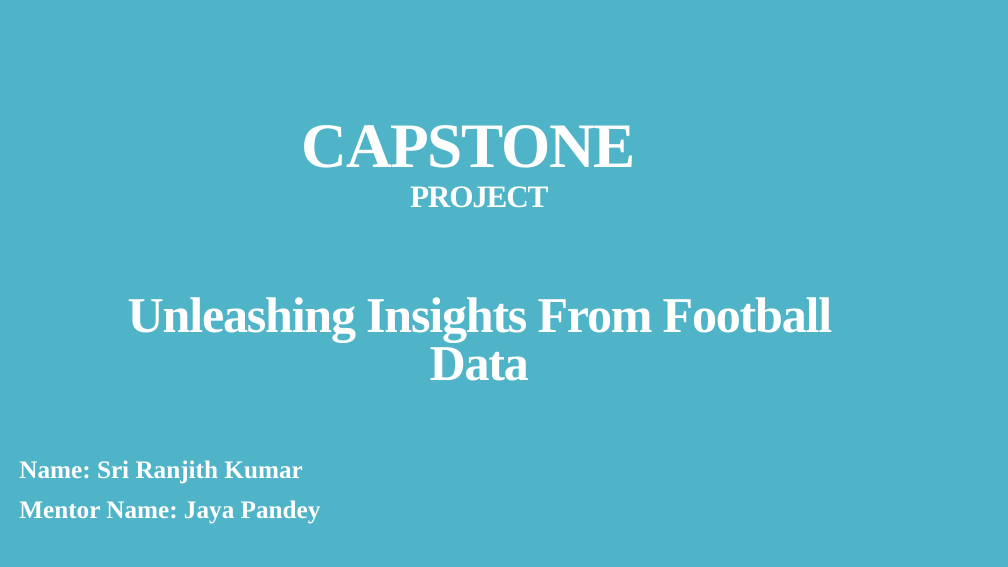
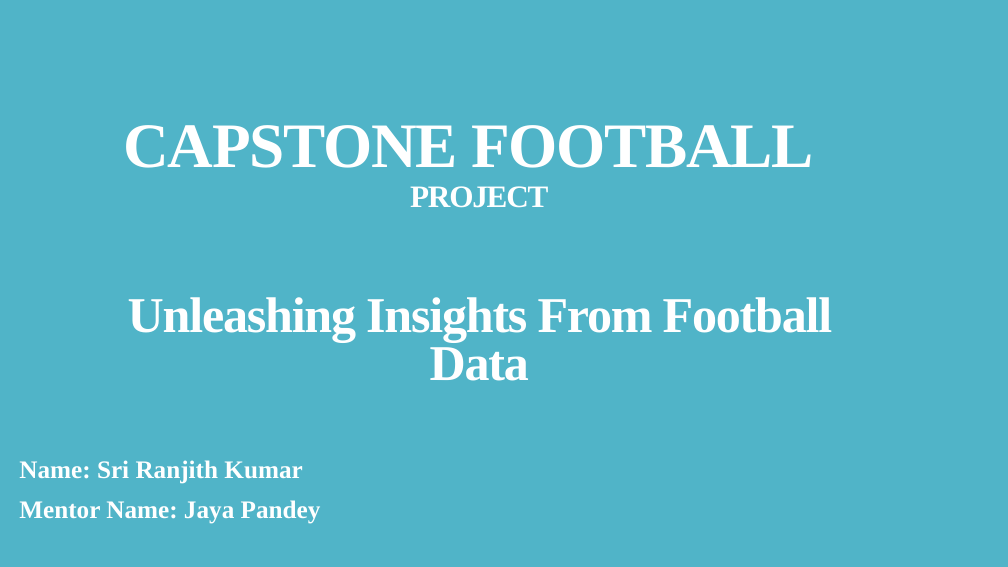
Before and after one commit to sriranjithkumar68/Tableau_Projects, a slide deck: slide 1 of SRIRANJITHKUMAR_CAPSTONE_PROJECT_PPT.pptx. Drawn at 1008x567 pixels with LibreOffice and Linux fonts; fonts in the diff are those of the drawing. Boxes give left, top, right and bottom in pixels: in the first picture for what was removed or moved away, otherwise in the second. Text is boxed around its words. In the diff, an @@ line names an element or a change of style, - is before the commit and + after.

Commit message:
test_git_bash

```diff
--- a/SRIRANJITHKUMAR_CAPSTONE_PROJECT_PPT.pptx
+++ b/SRIRANJITHKUMAR_CAPSTONE_PROJECT_PPT.pptx
@@ title at box(124, 125, 833, 381): text changed @@
-CAPSTONE
-PROJECT
-Unleashing Insights From Football Data
+CAPSTONE FOOTBALL
+PROJECT
+Unleashing Insights From Football Data
```
